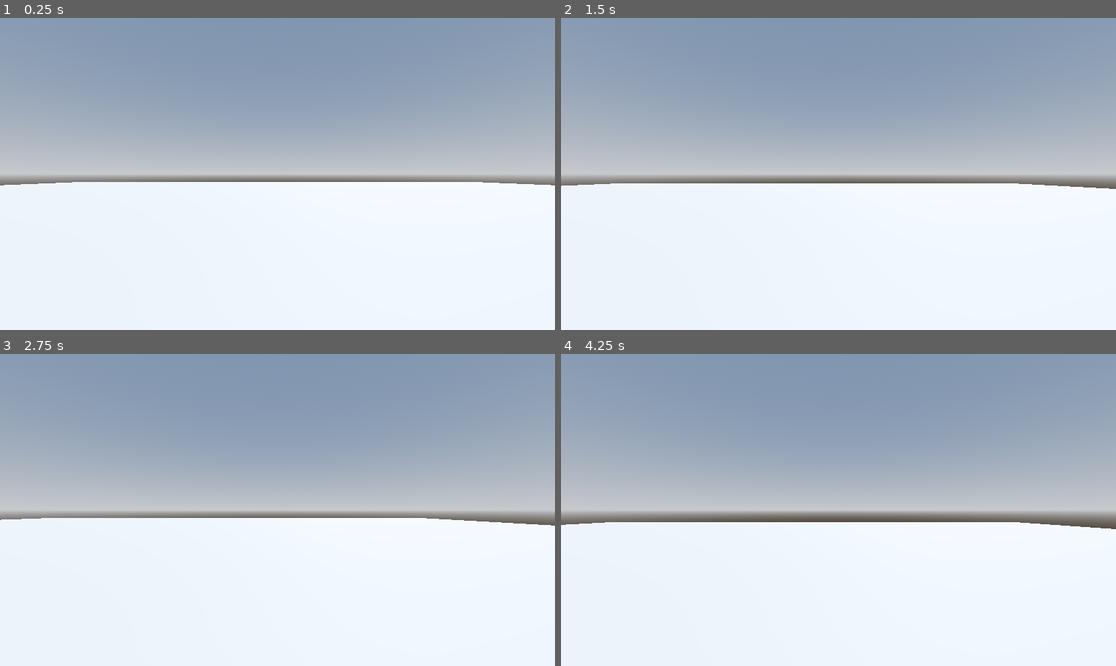
Above: before the commit, frames 1-4 (two rows, left to right).
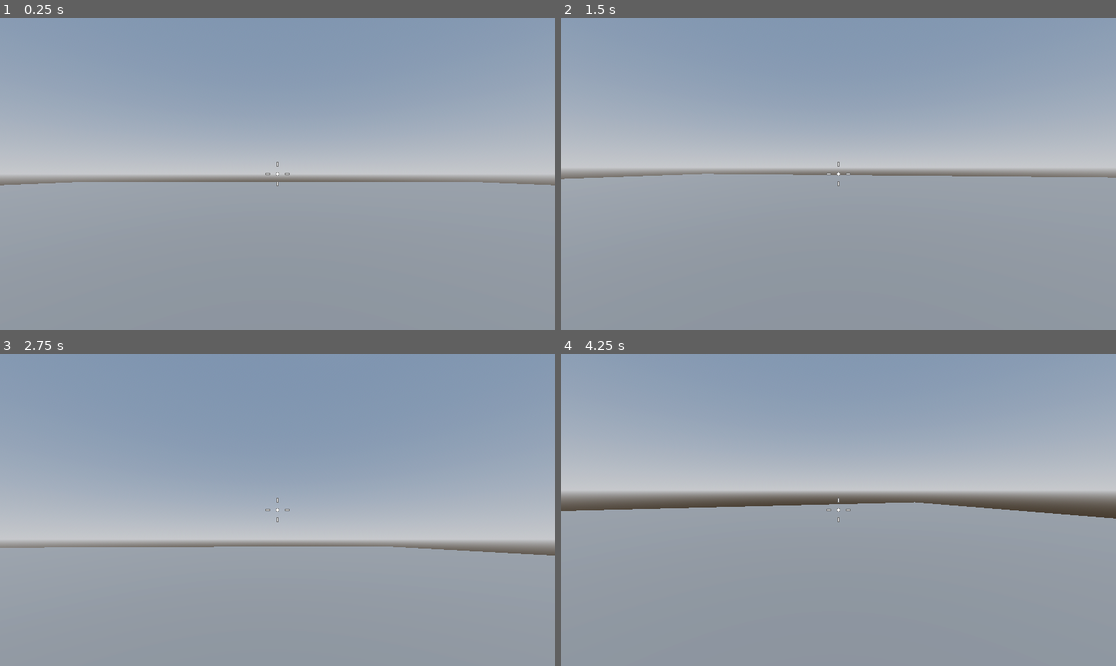
Above: after the commit, the same moments.

Repository: C22726225/Project-Boost-Godot
Game: Godot game, scene res://Levels/sand_box.tscn
The game is run twice, just before and just after one commit, with the same random seed, the same clock (stepped at 60 frames per second) and the same inputs.
Inputs (mouse positions are in pixels of both pictures, inside the frame that each line leads up to):
- Up to frame 1 (0.25 s): no input
- Up to frame 2 (1.5 s): tap Enter at 0.5 s; move the mouse to (960, 158) at 0.52 s; hold D (right) 0.53-1.28 s; tap Space (jump) at 0.6, 0.77, 1.07, 1.35 s; click (960, 158) at 0.67 s; move the mouse to (727, 189) at 1.27 s; hold S (back) from 1.28 s (still down); click (727, 189) at 1.42 s
- Up to frame 3 (2.75 s): tap Space (jump) at 1.52, 1.82, 2.1 s; move the mouse to (333, 441) at 2.02 s; release S (back) at 2.03 s; hold D (right) from 2.03 s (still down); click (333, 441) at 2.17 s
- Up to frame 4 (4.25 s): move the mouse to (810, 572) at 2.77 s; release D (right) at 2.78 s; hold W (forward) 2.78-3.53 s; tap Space (jump) at 2.85, 3.02, 3.32, 3.6, 3.77, 4.07 s; click (810, 572) at 2.92 s; move the mouse to (1005, 556) at 3.52 s; hold A (left) from 3.53 s (still down); click (1005, 556) at 3.67 s; tap Escape (ui_cancel) at 4.15 s

The runs differ from the first frame. In frame 1, 47% of the frame differs, in the area x 0-100%, y 46-100%; in frame 2, 51%; in frame 3, 51%; in frame 4, 55%, in the area x 0-100%, y 44-100%.
Error before the commit: Invalid access to property or key 'relative' on a base object of type 'InputEventMouseButton'. (res://player.gd:36)

Commit message:
Added camera mouse controls, camera smoothing, and consistent jumping

Diff:
--- /dev/null
+++ b/Robo_Rampage/Blocks/platform.tscn
@@ -0,0 +1,57 @@
+[gd_scene load_steps=2 format=3 uid="uid://hhuvnf0v4yoe"]
+
+[sub_resource type="StandardMaterial3D" id="StandardMaterial3D_7xco5"]
+albedo_color = Color(0.831373, 0.831373, 0, 1)
+
+[node name="Platform" type="Node3D"]
+transform = Transform3D(1, 0, 0, 0, 1, 0, 0, 0, 1, 0.5, 0, 5.5)
+
+[node name="CSGBox3D" type="CSGBox3D" parent="."]
+transform = Transform3D(1, 0, 0, 0, 1, 0, 0, 0, 1, -0.5, 0.5, -0.5)
+material_override = SubResource("StandardMaterial3D_7xco5")
+use_collision = true
+
+[node name="CSGBox3D2" type="CSGBox3D" parent="."]
+transform = Transform3D(1, 0, 0, 0, 1, 0, 0, 0, 1, -0.5, 0.5, 0.5)
+material_override = SubResource("StandardMaterial3D_7xco5")
+use_collision = true
+
+[node name="CSGBox3D4" type="CSGBox3D" parent="."]
+transform = Transform3D(1, 0, 0, 0, 1, 0, 0, 0, 1, -0.5, 1.5, 0.5)
+material_override = SubResource("StandardMaterial3D_7xco5")
+use_collision = true
+
+[node name="CSGBox3D3" type="CSGBox3D" parent="."]
+transform = Transform3D(1, 0, 0, 0, 1, 0, 0, 0, 1, 0.5, 0.5, 0.5)
+material_override = SubResource("StandardMaterial3D_7xco5")
+use_collision = true
+
+[node name="CSGBox3D7" type="CSGBox3D" parent="."]
+transform = Transform3D(1, 0, 0, 0, 1, 0, 0, 0, 1, 0.5, 0.5, -0.5)
+material_override = SubResource("StandardMaterial3D_7xco5")
+use_collision = true
+
+[node name="CSGBox3D8" type="CSGBox3D" parent="."]
+transform = Transform3D(1, 0, 0, 0, 1, 0, 0, 0, 1, 0.5, 1.5, -0.5)
+material_override = SubResource("StandardMaterial3D_7xco5")
+use_collision = true
+
+[node name="CSGBox3D9" type="CSGBox3D" parent="."]
+transform = Transform3D(1, 0, 0, 0, 1, 0, 0, 0, 1, 0.5, 2.5, -0.5)
+material_override = SubResource("StandardMaterial3D_7xco5")
+use_collision = true
+
+[node name="CSGBox3D10" type="CSGBox3D" parent="."]
+transform = Transform3D(1, 0, 0, 0, 1, 0, 0, 0, 1, 0.5, 3.5, -0.5)
+material_override = SubResource("StandardMaterial3D_7xco5")
+use_collision = true
+
+[node name="CSGBox3D5" type="CSGBox3D" parent="."]
+transform = Transform3D(1, 0, 0, 0, 1, 0, 0, 0, 1, 0.5, 1.5, 0.5)
+material_override = SubResource("StandardMaterial3D_7xco5")
+use_collision = true
+
+[node name="CSGBox3D6" type="CSGBox3D" parent="."]
+transform = Transform3D(1, 0, 0, 0, 1, 0, 0, 0, 1, 0.5, 2.5, 0.5)
+material_override = SubResource("StandardMaterial3D_7xco5")
+use_collision = true
--- a/Robo_Rampage/Levels/player.tscn
+++ /dev/null
@@ -1,19 +0,0 @@
-[gd_scene load_steps=4 format=3 uid="uid://dmm7mjxtnihmt"]
-
-[ext_resource type="Script" path="res://player.gd" id="1_wvp7i"]
-
-[sub_resource type="CapsuleMesh" id="CapsuleMesh_rwv5t"]
-
-[sub_resource type="CapsuleShape3D" id="CapsuleShape3D_pjivw"]
-
-[node name="Player" type="CharacterBody3D"]
-script = ExtResource("1_wvp7i")
-
-[node name="MeshInstance3D" type="MeshInstance3D" parent="."]
-mesh = SubResource("CapsuleMesh_rwv5t")
-
-[node name="CollisionShape3D" type="CollisionShape3D" parent="."]
-shape = SubResource("CapsuleShape3D_pjivw")
-
-[node name="Camera3D" type="Camera3D" parent="."]
-transform = Transform3D(1, 0, 0, 0, 1, 0, 0, 0, 1, 0, 0.3, 0)
--- a/Robo_Rampage/Levels/sand_box.tscn
+++ b/Robo_Rampage/Levels/sand_box.tscn
@@ -1,6 +1,7 @@
-[gd_scene load_steps=5 format=3 uid="uid://3mgmxn45lrnu"]
+[gd_scene load_steps=7 format=3 uid="uid://3mgmxn45lrnu"]
 
-[ext_resource type="PackedScene" uid="uid://dmm7mjxtnihmt" path="res://Levels/player.tscn" id="1_lrsnj"]
+[ext_resource type="PackedScene" uid="uid://dmm7mjxtnihmt" path="res://Player/player.tscn" id="1_lrsnj"]
+[ext_resource type="PackedScene" uid="uid://hhuvnf0v4yoe" path="res://Blocks/platform.tscn" id="2_qsecs"]
 
 [sub_resource type="ProceduralSkyMaterial" id="ProceduralSkyMaterial_hrbvg"]
 sky_horizon_color = Color(0.64625, 0.65575, 0.67075, 1)
@@ -15,6 +16,9 @@
 tonemap_mode = 2
 glow_enabled = true
 
+[sub_resource type="StandardMaterial3D" id="StandardMaterial3D_pohl6"]
+albedo_color = Color(0.278431, 0.278431, 0.278431, 1)
+
 [node name="SandBox" type="Node3D"]
 
 [node name="WorldEnvironment" type="WorldEnvironment" parent="."]
@@ -26,8 +30,11 @@
 
 [node name="Floor" type="CSGBox3D" parent="."]
 transform = Transform3D(1, 0, 0, 0, 1, 0, 0, 0, 1, 0, -0.5, 0)
+material_override = SubResource("StandardMaterial3D_pohl6")
 use_collision = true
 size = Vector3(64, 1, 64)
 
 [node name="Player" parent="." instance=ExtResource("1_lrsnj")]
 transform = Transform3D(1, 0, 0, 0, 1, 0, 0, 0, 1, 0, 1, 0)
+
+[node name="Platform" parent="." instance=ExtResource("2_qsecs")]
--- /dev/null
+++ b/Robo_Rampage/Player/Crosshair.gd
@@ -0,0 +1,15 @@
+extends Control
+
+func _draw() -> void:
+	draw_circle(Vector2.ZERO, 4, Color.DIM_GRAY)
+	draw_circle(Vector2.ZERO, 3, Color.WHITE)
+
+	draw_rect(Rect2(Vector2(17.0, 0.0), Vector2(6, 0.0)),Color.DIM_GRAY, false, 3.5)
+	draw_rect(Rect2(Vector2(-17.0, 0.0), Vector2(-6, 0.0)),Color.DIM_GRAY, false, 3.5)
+	draw_rect(Rect2(Vector2(0.0, 17), Vector2(0.0, 6 )),Color.DIM_GRAY, false, 3.5)
+	draw_rect(Rect2(Vector2(0.0, -17), Vector2(0.0, -6)),Color.DIM_GRAY, false, 3.5)
+
+	draw_line(Vector2(16, 0), Vector2(24, 0), Color.WHITE, 2)
+	draw_line(Vector2(-16, 0), Vector2(-24, 0), Color.WHITE, 2)
+	draw_line(Vector2(0, 16), Vector2(0, 24), Color.WHITE, 2)
+	draw_line(Vector2(0, -16), Vector2(0, -24), Color.WHITE, 2)
--- /dev/null
+++ b/Robo_Rampage/Player/SmoothCamera.gd
@@ -0,0 +1,8 @@
+extends Camera3D
+
+@export var speed := 44.0
+
+func _physics_process(delta: float) -> void:
+	var weight = clamp(delta * speed, 0.0, 1.0)
+	global_transform = global_transform.interpolate_with(get_parent().global_transform, weight)
+	global_position = get_parent().global_position
--- a/Robo_Rampage/player.gd
+++ b/Robo_Rampage/Player/player.gd
@@ -1,22 +1,31 @@
 extends CharacterBody3D
 
+@onready var camera_pivot: Node3D = $CameraPivot
 
 const SPEED = 5.0
-const JUMP_VELOCITY = 4.5
+
+@export var jump_height := 1.0
+@export var fall_multiplier := 2.5
 
 # Get the gravity from the project settings to be synced with RigidBody nodes.
 var gravity: float = ProjectSettings.get_setting("physics/3d/default_gravity")
 var mouse_motion := Vector2.ZERO
 
+func _ready() -> void:
+	Input.mouse_mode = Input.MOUSE_MODE_CAPTURED
+
 func _physics_process(delta: float) -> void:
 	handle_camera_rotation()
 	# Add the gravity.
 	if not is_on_floor():
-		velocity.y -= gravity * delta
+		if velocity.y >= 0:
+			velocity.y -= gravity * delta
+		else:
+			velocity.y -= gravity * delta * fall_multiplier
 
 	# Handle Jump.
 	if Input.is_action_just_pressed("jump") and is_on_floor():
-		velocity.y = JUMP_VELOCITY
+		velocity.y = sqrt(jump_height * 2.0 * gravity)
 
 	# Get the input direction and handle the movement/deceleration.
 	# As good practice, you should replace UI actions with custom gameplay actions.
@@ -32,9 +41,15 @@
 	move_and_slide()
 
 func _input(event: InputEvent) -> void:
-	if event is InputEventMouseButton:
-		mouse_motion = -event.relative * 0.001
+	if Input.mouse_mode == Input.MOUSE_MODE_CAPTURED:
+		if event is InputEventMouseMotion:
+			mouse_motion = -event.relative * 0.001
+
+	if Input.is_action_just_pressed("ui_cancel"):
+		Input.mouse_mode = Input.MOUSE_MODE_VISIBLE
 
 func handle_camera_rotation() -> void:
 	rotate_y(mouse_motion.x)
+	camera_pivot.rotate_x(mouse_motion.y)
+	camera_pivot.rotation_degrees.x = clampf(camera_pivot.rotation_degrees.x, -90.0, 90.0)
 	mouse_motion = Vector2.ZERO
--- /dev/null
+++ b/Robo_Rampage/Player/player.tscn
@@ -0,0 +1,36 @@
+[gd_scene load_steps=6 format=3 uid="uid://dmm7mjxtnihmt"]
+
+[ext_resource type="Script" path="res://Player/player.gd" id="1_vtjb1"]
+[ext_resource type="Script" path="res://Player/SmoothCamera.gd" id="2_s3ks5"]
+[ext_resource type="Script" path="res://Player/Crosshair.gd" id="3_1r81s"]
+
+[sub_resource type="CapsuleMesh" id="CapsuleMesh_rwv5t"]
+
+[sub_resource type="CapsuleShape3D" id="CapsuleShape3D_pjivw"]
+
+[node name="Player" type="CharacterBody3D"]
+script = ExtResource("1_vtjb1")
+
+[node name="MeshInstance3D" type="MeshInstance3D" parent="."]
+mesh = SubResource("CapsuleMesh_rwv5t")
+
+[node name="CollisionShape3D" type="CollisionShape3D" parent="."]
+shape = SubResource("CapsuleShape3D_pjivw")
+
+[node name="CameraPivot" type="Node3D" parent="."]
+transform = Transform3D(1, 0, 0, 0, 1, 0, 0, 0, 1, 0, 0.3, 0)
+
+[node name="SmoothCamera" type="Camera3D" parent="CameraPivot"]
+top_level = true
+script = ExtResource("2_s3ks5")
+
+[node name="CenterContainer" type="CenterContainer" parent="."]
+anchors_preset = 15
+anchor_right = 1.0
+anchor_bottom = 1.0
+grow_horizontal = 2
+grow_vertical = 2
+
+[node name="Crosshair" type="Control" parent="CenterContainer"]
+layout_mode = 2
+script = ExtResource("3_1r81s")
